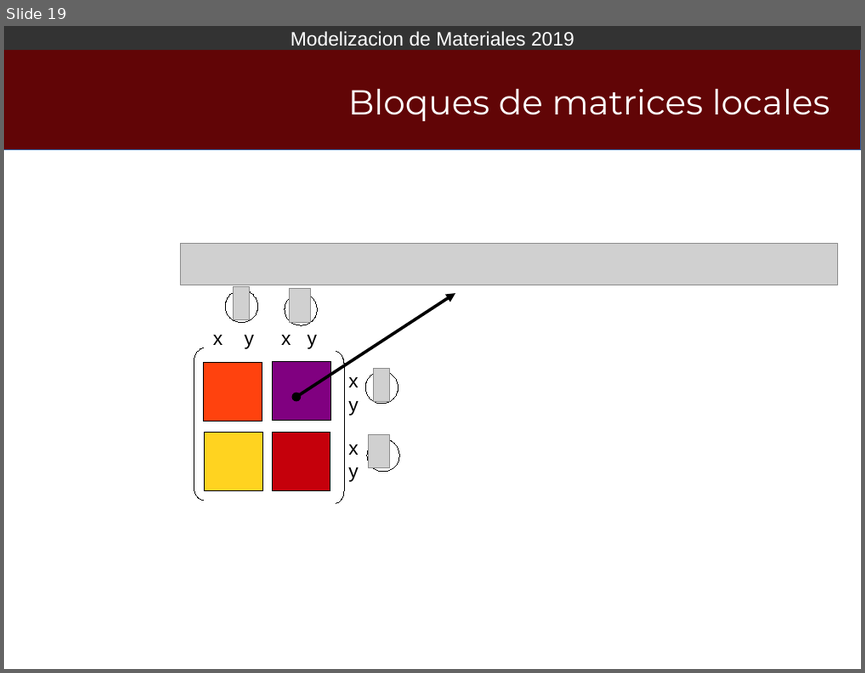
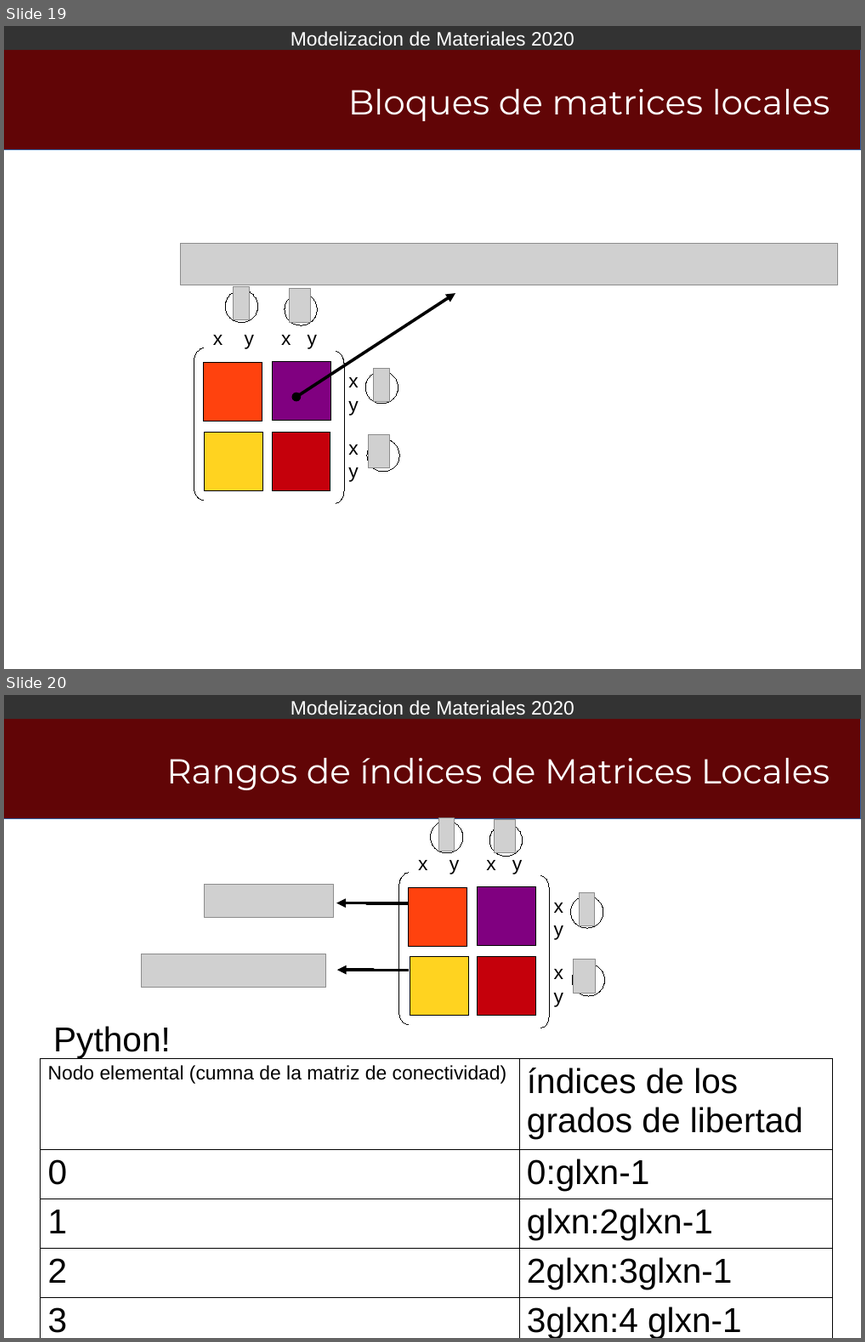
Before and after one commit to Modelizacion-de-Materiales/ModelizacionApuntesPresentaciones, a slide deck: 004-MEF02/MEF02_2019.odp. Shown one above the other, each under a label of ours: slide 19 before the commit, slides 19 and 20 after it. The pictures are 865x673 and 865x1342 pixels, drawn with LibreOffice and Linux fonts; fonts in the diff are those of the drawing; grey boxes stand for pictures; background and template pictures are left out. Boxes give left, top, right and bottom in pixels: in the first picture for what was removed or moved away, otherwise in the second. Text is boxed around its words. In the diff, an @@ line names an element or a change of style, - is before the commit and + after.

```diff
--- a/004-MEF02/MEF02_2019.odp
+++ b/004-MEF02/MEF02_2019.odp
@@ slide 20 added at (x1=4, y1=695, x2=861, y2=1338), background #FFFFFF; not listed: 2 template elements that a slide beside it also shows @@
@@ title added at (x1=166, y1=758, x2=829, y2=790), 32 pt, text #FFFFFF @@
+Rangos de índices de Matrices Locales
@@ ellipse added at (x1=430, y1=820, x2=463, y2=853), outline #000000 0 pt @@
@@ picture added at (x1=438, y1=818, x2=454, y2=851) @@
@@ picture added at (x1=494, y1=819, x2=517, y2=853) @@
@@ ellipse added at (x1=490, y1=823, x2=522, y2=856), outline #000000 0 pt @@
@@ freeform shape added at (x1=399, y1=873, x2=409, y2=1025), outline #000000 0 pt @@
@@ text added at (x1=418, y1=860, x2=459, y2=874), 18 pt, text #000000 @@
+x y
@@ text added at (x1=486, y1=854, x2=522, y2=874), 18 pt, text #000000 @@
+x y
@@ picture added at (x1=205, y1=885, x2=334, y2=919) @@
@@ rectangle added at (x1=409, y1=887, x2=467, y2=946), fill #FF420E, outline #000000 0 pt @@
@@ rectangle added at (x1=477, y1=886, x2=536, y2=945), fill #800080, outline #000000 0 pt @@
@@ freeform shape added at (x1=541, y1=875, x2=550, y2=1027), outline #000000 0 pt @@
@@ ellipse added at (x1=571, y1=896, x2=603, y2=928), outline #000000 0 pt @@
@@ picture added at (x1=579, y1=892, x2=595, y2=926) @@
@@ elbow arrow added from (409, 903) to (336, 903), #000000 2.83 pt @@
@@ text added at (x1=554, y1=902, x2=563, y2=940), 18 pt, text #000000 @@
+x
+y
@@ picture added at (x1=142, y1=954, x2=327, y2=987) @@
@@ elbow arrow added from (409, 970) to (337, 970), #000000 2.83 pt @@
@@ rectangle added at (x1=409, y1=957, x2=468, y2=1015), fill #FFD320, outline #000000 0 pt @@
@@ rectangle added at (x1=477, y1=957, x2=535, y2=1015), fill #C5000B, outline #000000 0 pt @@
@@ text added at (x1=554, y1=969, x2=563, y2=1007), 18 pt, text #000000 @@
+x
+y
@@ ellipse added at (x1=573, y1=964, x2=605, y2=996), outline #000000 0 pt @@
@@ picture added at (x1=574, y1=959, x2=596, y2=993) @@
@@ text added at (x1=53, y1=1026, x2=171, y2=1058), 32 pt, text #000000 @@
+Python!
@@ table added at (x1=41, y1=1058, x2=833, y2=1338), 7 rows, 2 columns @@
+Nodo elemental (cumna de la matriz de conectividad) | índices de los grados de libertad
+0 | 0:glxn-1
+1 | glxn:2glxn-1
+2 | 2glxn:3glxn-1
+3 | 3glxn:4 glxn-1
+... | 
+i-1 | i glxn :(i+1) glxn -1
@@ slide 19 changed as well @@
@@ text in rectangle at (x1=290, y1=31, x2=574, y2=51): text changed @@
-Modelizacion de Materiales 2019
+Modelizacion de Materiales 2020
```
Also in this commit, not shown: 21 other slides changed, 3 other slides added, 1 other file.
